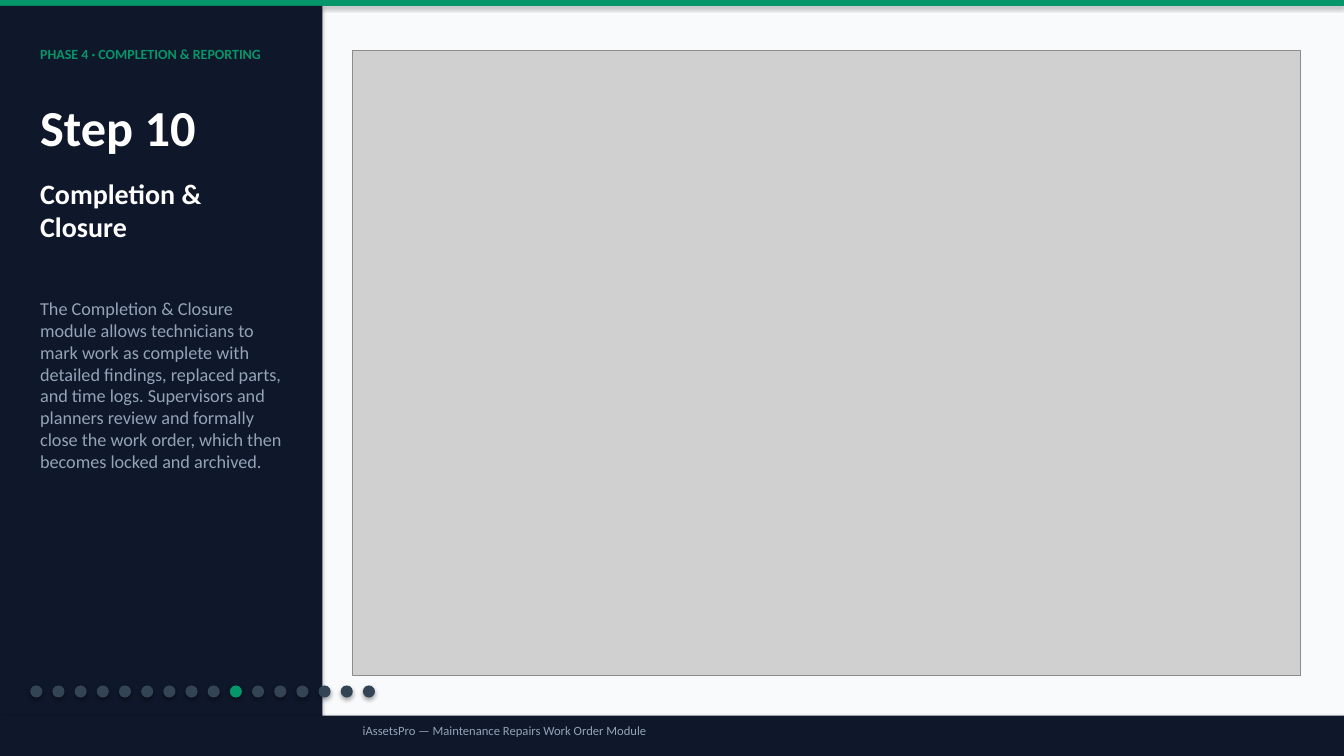
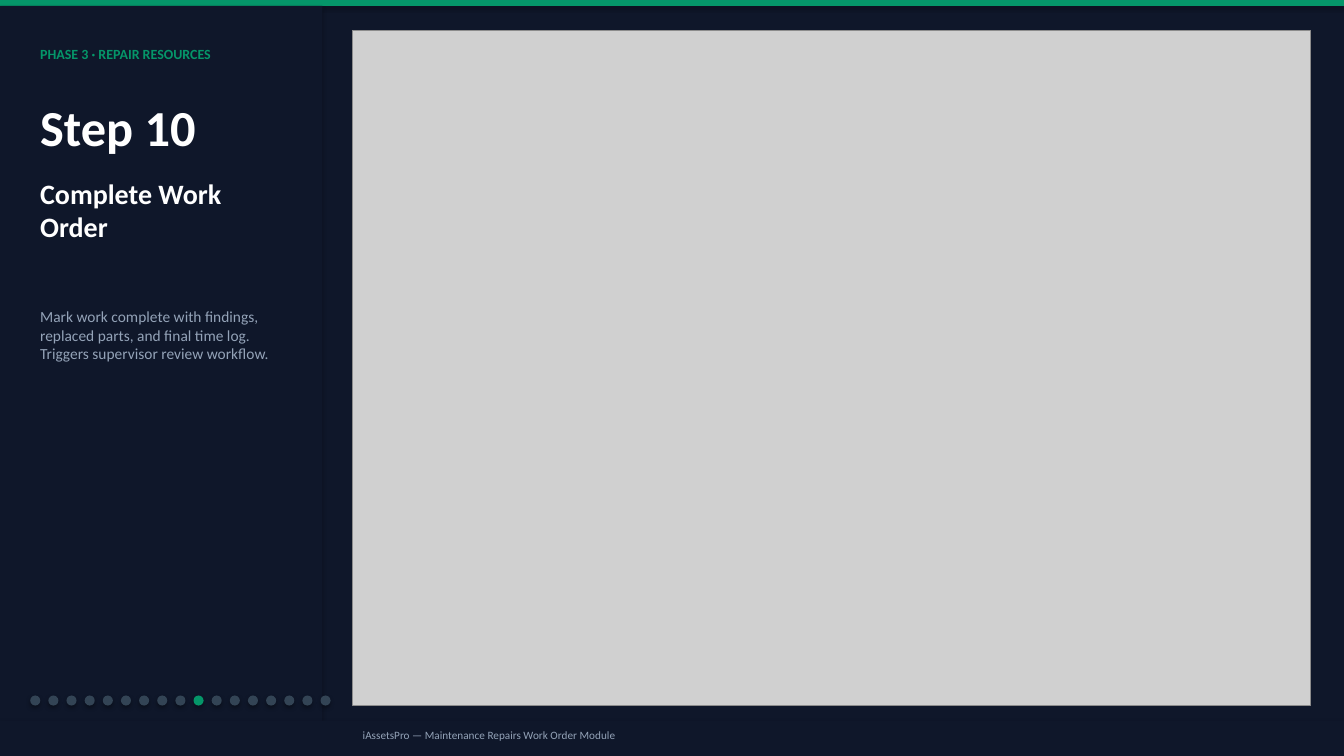
Before and after one commit to christianagbotah/eam-system, a slide deck: slide 12 of public/WO-Workflow-Presentation.pptx. Drawn at 1344x756 pixels with LibreOffice and Linux fonts; fonts in the diff are those of the drawing; grey boxes stand for pictures. Boxes give left, top, right and bottom in pixels: in the first picture for what was removed or moved away, otherwise in the second. Text is boxed around its words. In the diff, an @@ line names an element or a change of style, - is before the commit and + after.

```diff
--- a/public/WO-Workflow-Presentation.pptx
+++ b/public/WO-Workflow-Presentation.pptx
@@ background #F8FAFC to #0F172A @@
@@ text at (40,50,211,59): text changed @@
-PHASE 4 · COMPLETION & REPORTING
+PHASE 3 · REPAIR RESOURCES
@@ picture: place and size @@
-picture at (353,50,1301,676)
+picture at (353,30,1311,706)
@@ text at (40,184,221,237): text changed @@
-Completion & Closure
+Complete Work Order
@@ text at (40,311,269,362): text changed; size 13 to 11 pt @@
-The Completion & Closure module allows technicians to mark work as complete with detailed findings, replaced parts, and time logs. Supervisors and planners review and formally close the work order, which then becomes locked and archived.
+Mark work complete with findings, replaced parts, and final time log. Triggers supervisor review workflow.
@@ ellipse: place and size @@
-ellipse at (30,686,42,698)
+ellipse at (30,696,40,706)
@@ ellipse: place and size @@
-ellipse at (52,686,65,698)
+ellipse at (48,696,58,706)
@@ ellipse: place and size @@
-ellipse at (75,686,87,698)
+ellipse at (67,696,77,706)
@@ ellipse: place and size @@
-ellipse at (97,686,109,698)
+ellipse at (85,696,95,706)
@@ ellipse: place and size @@
-ellipse at (119,686,131,698)
+ellipse at (103,696,113,706)
@@ ellipse: place and size @@
-ellipse at (141,686,153,698)
+ellipse at (121,696,131,706)
@@ ellipse: place and size @@
-ellipse at (163,686,175,698)
+ellipse at (139,696,149,706)
@@ ellipse: place and size @@
-ellipse at (186,686,198,698)
+ellipse at (157,696,167,706)
@@ ellipse: place and size @@
-ellipse at (208,686,220,698)
+ellipse at (175,696,186,706)
@@ ellipse: place and size @@
-ellipse at (230,686,242,698)
+ellipse at (194,696,204,706)
@@ ellipse: place and size @@
-ellipse at (252,686,264,698)
+ellipse at (212,696,222,706)
@@ ellipse: place and size @@
-ellipse at (274,686,286,698)
+ellipse at (230,696,240,706)
@@ ellipse: place and size @@
-ellipse at (296,686,309,698)
+ellipse at (248,696,258,706)
@@ ellipse: place and size @@
-ellipse at (319,686,331,698)
+ellipse at (266,696,276,706)
@@ ellipse: place and size @@
-ellipse at (341,686,353,698)
+ellipse at (284,696,294,706)
@@ ellipse: place and size @@
-ellipse at (363,686,375,698)
+ellipse at (302,696,313,706)
@@ ellipse added at (321,696,331,706), fill #334455 @@
@@ rectangle: place and size @@
-rectangle at (0,716,1344,756)
+rectangle at (0,721,1344,756)
@@ text "iAssetsPro — Maintenance Repairs Work ..." at (363,731,615,741): size 9 to 8 pt @@
```
Also in this commit, not shown: 15 other slides changed, 5 slides added, 2 slides removed, 1 other file.
